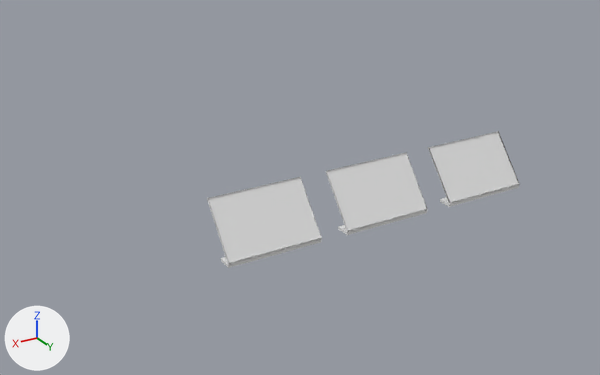
One commit to the Blender file Assets/Models/Room/Room.blend: the scene before it, then after it.
The view is the same before and after, from a 50 mm lens placed at (15.2, 26.5, 12.9), pointed at (-0.2, 0.8, 0.1). The lights are fixed; the arrows at lower left show +X, +Y and +Z.

In view in the first picture: 'Window Sill', 'WindowFrames', 'Windows'.
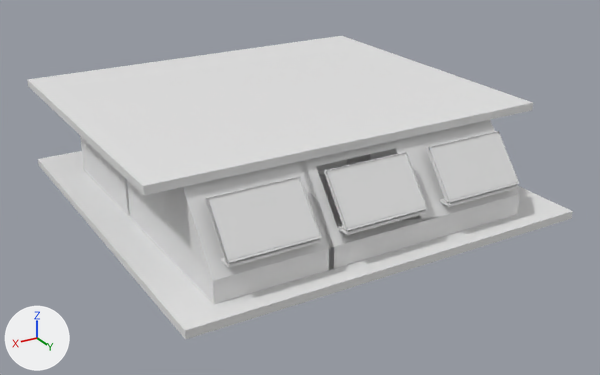
Where the change shows, as pixel boxes [x1, y1, x2, y2] in the pictures (600 x 375 px):
'Ceiling_Outer', shown
    after: [27, 36, 533, 195]
'Walls', shown
    after: [80, 120, 520, 304]
'Floor', shown
    after: [38, 151, 573, 340]
'WindowFrames.001', added
    after: [207, 131, 496, 263]
'Baseboard', shown
    after: [318, 153, 397, 175]

The change, as a list of edits to the scene's bpy script:
```text
Add me_cube_004:
    me_cube_004.from_pydata([(-0.1, 0.07, 0.07), (-0.1, -1.17, 1.67), (3.1, 0.07, 0.07), (3.1, -1.17, 1.67), (-0.13, 0.09, 0.05), (3.13, -1.18, 1.69), (-0.13, -1.18, 1.69), (3.13, 0.09, 0.05), (3.1, 0.18, 0.15), (-0.1, 0.18, 0.15), (-0.1, -1.04, 1.67), (3.1, -1.04, 1.67), (3.13, -1.05, 1.69), (3.13, 0.19, 0.14), (-0.13, 0.19, 0.14), (-0.13, -1.05, 1.69)], [], [(2, 7, 5, 3), (1, 6, 4, 0), (3, 5, 6, 1), (0, 4, 7, 2), (8, 11, 12, 13), (10, 9, 14, 15), (11, 10, 15, 12), (9, 8, 13, 14), (2, 3, 11, 8), (0, 2, 8, 9), (5, 7, 13, 12), (7, 4, 14, 13), (1, 0, 9, 10), (3, 1, 10, 11), (4, 6, 15, 14), (6, 5, 12, 15)])
Change ob_plane_003:
    remove ob_plane_003.hide_viewport = True
Change ob_ceiling_outer:
    remove ob_ceiling_outer.hide_viewport = True
Change ob_baseboard:
    remove ob_baseboard.hide_viewport = True
Change ob_plane_001:
    remove ob_plane_001.hide_viewport = True
Change ob_plane_000:
    remove ob_plane_000.hide_viewport = True
Change ob_floor:
    remove ob_floor.hide_viewport = True
Change ob_walls:
    remove ob_walls.hide_viewport = True
Add ob_windowframes_001:
    ob_windowframes_001 = bpy.data.objects.new('WindowFrames.001', me_cube_004)
    ob_windowframes_001.location = (-5.37, 6.85, 1.25)
    ob_windowframes_001.scale = (0.98, 0.98, 0.98)
    _m = ob_windowframes_001.modifiers.new('Array', 'ARRAY')
    _m.count = 3
    _m.constant_offset_displace = (0.0, 0.0, 0.0)
    _m.relative_offset_displace = (1.3, 0.0, 0.0)
```
